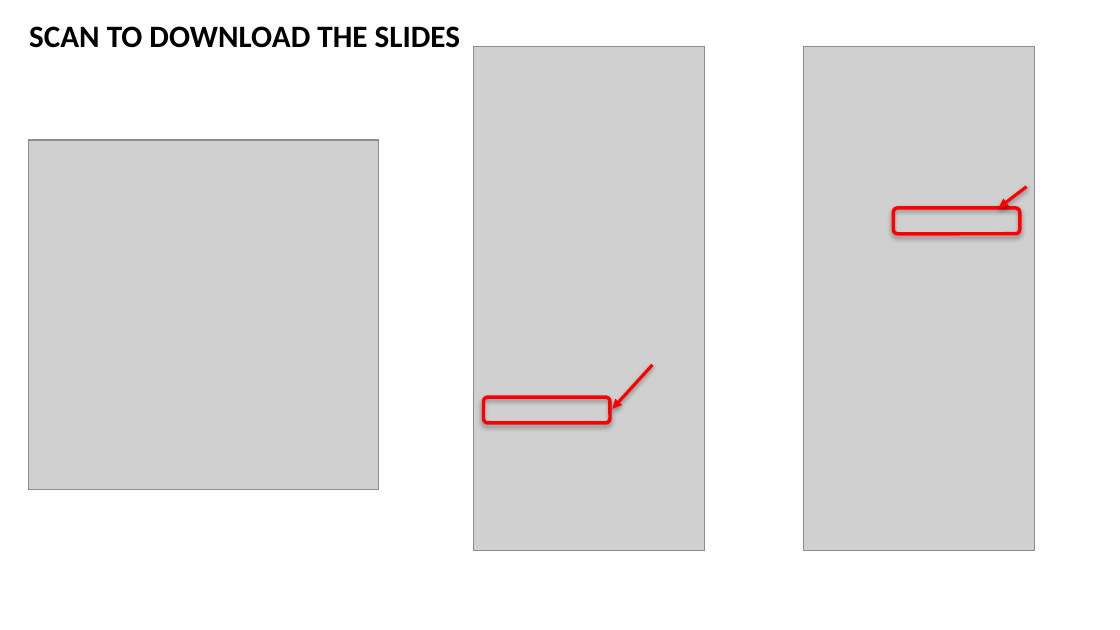
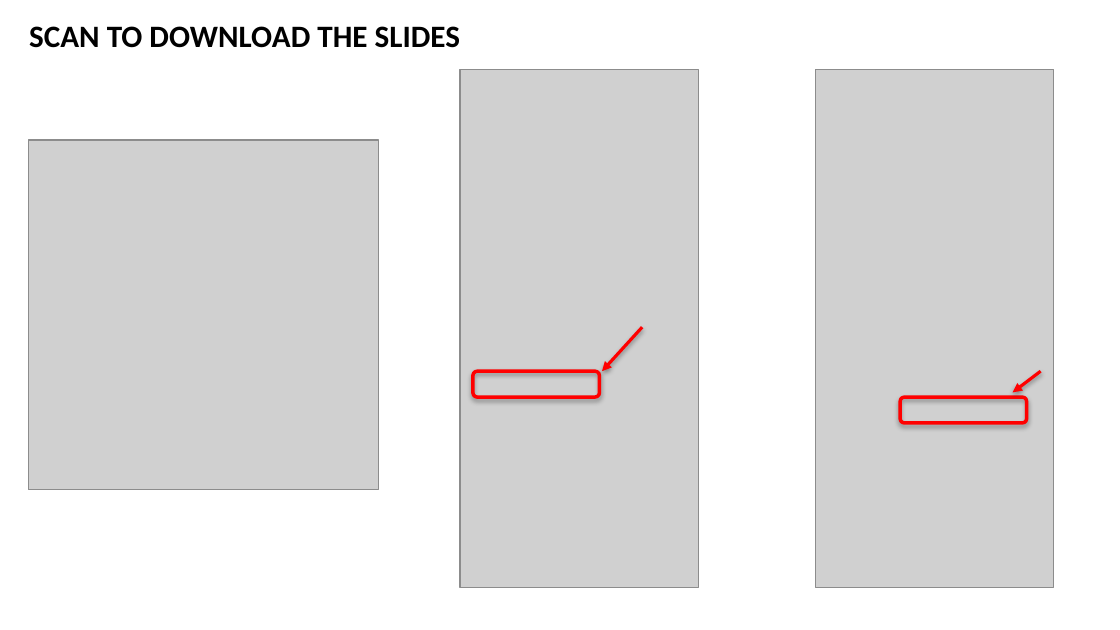
Before and after one commit to Shuaiwen-Cui/CEE-CV1711, a slide deck: slide 11 of CV1711-WEEK11.pptx. Drawn at 1120x630 pixels with LibreOffice and Linux fonts; fonts in the diff are those of the drawing; grey boxes stand for pictures; background and template pictures are left out. Boxes give left, top, right and bottom in pixels: in the first picture for what was removed or moved away, otherwise in the second. Text is boxed around its words. In the diff, an @@ line names an element or a change of style, - is before the commit and + after.

Commit message:
updates

```diff
--- a/CV1711-WEEK11.pptx
+++ b/CV1711-WEEK11.pptx
@@ picture: place and size @@
-picture at [474,47,706,551]
+picture at [460,69,699,587]
@@ picture: place and size @@
-picture at [803,47,1035,551]
+picture at [815,69,1054,587]
@@ arrow moved from (653, 365) - (613, 409) to (642, 327) - (603, 371) @@
@@ rounded rectangle: place and size @@
-rounded rectangle at [484,398,610,423]
+rounded rectangle at [473,371,599,396]
@@ arrow moved from (1027, 187) - (999, 208) to (1040, 371) - (1012, 392) @@
@@ rounded rectangle: place and size @@
-rounded rectangle at [894,208,1020,234]
+rounded rectangle at [900,398,1027,423]
```
